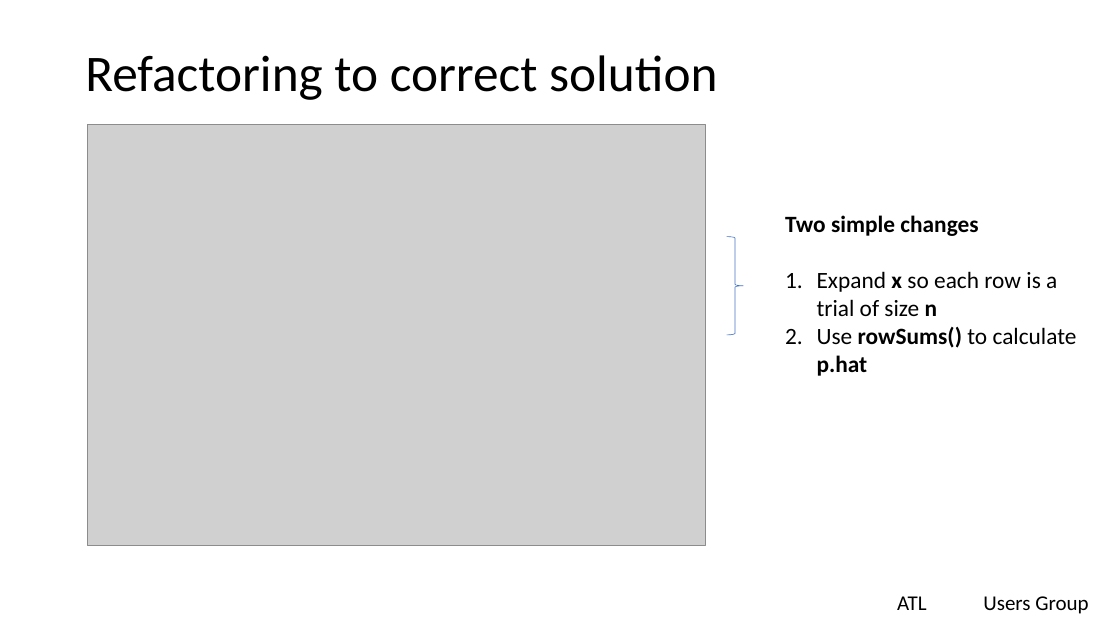
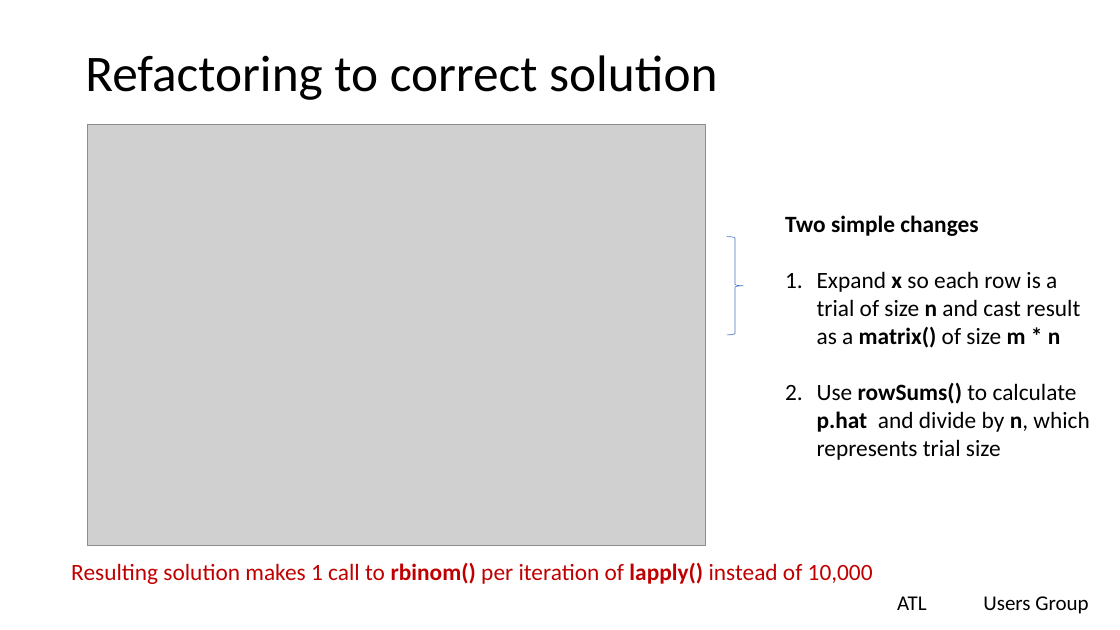
Before and after one commit to lgreski/communications, a slide deck: slide 11 of presentations/debuggingBernoulliTrials.pptx. Drawn at 1120x630 pixels with LibreOffice and Linux fonts; fonts in the diff are those of the drawing; grey boxes stand for pictures; background and template pictures are left out. Boxes give left, top, right and bottom in pixels: in the first picture for what was removed or moved away, otherwise in the second. Text is boxed around its words. In the diff, an @@ line names an element or a change of style, - is before the commit and + after.

Commit message:
final version of presentation, minor edits to code. Add graphics by sample size for regular and adjusted Wald confidence intervals

```diff
--- a/presentations/debuggingBernoulliTrials.pptx
+++ b/presentations/debuggingBernoulliTrials.pptx
@@ text at (817,271,1089,460): text changed @@
-1. Expand x so each row is a
-   trial of size n
-2. Use rowSums() to calculate
-   p.hat
+1. Expand x so each row is a
+   trial of size n and cast result
+   as a matrix() of size m * n
+2. Use rowSums() to calculate
+   p.hat and divide by n, which
+   represents trial size
@@ text added at (71,563,873,584), 20 pt, text #C00000 @@
+Resulting solution makes 1 call to rbinom() per iteration of lapply() instead of 10,000
```
Also in this commit, not shown: 8 other slides changed, 6 slides added, 1 slide removed, 2 other files.
